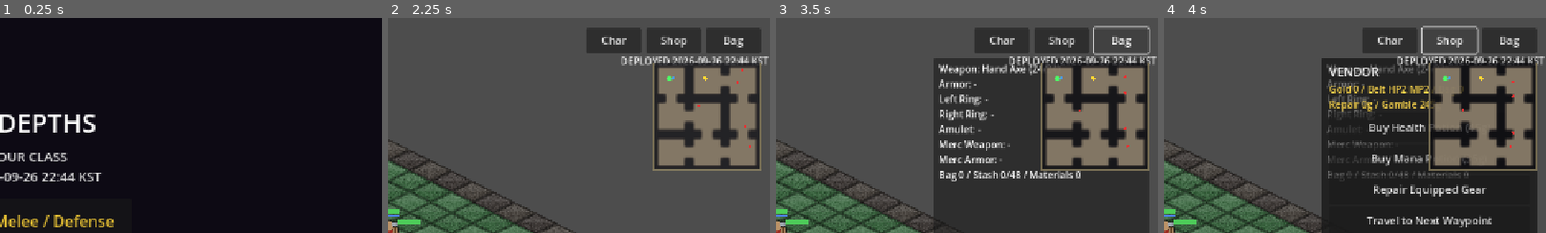
Above: before the commit, frames 1-4 (left to right).
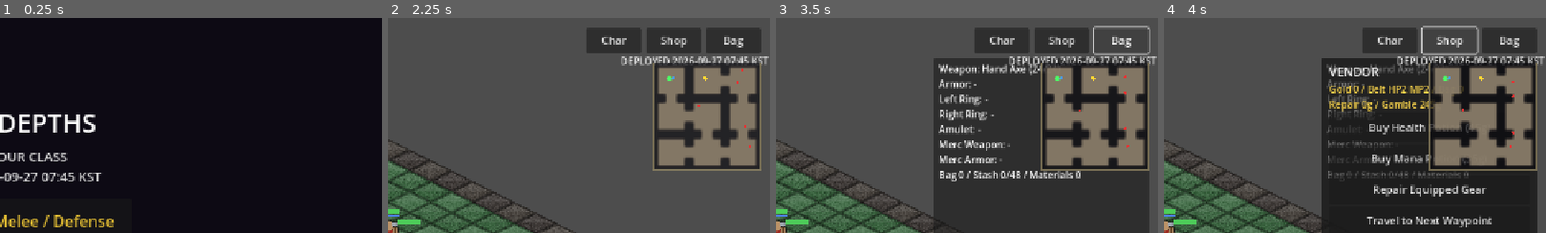
Above: after the commit, the same moments.

Repository: jflakeee/diablo
Game: Godot game, scene res://main.tscn
The game is run twice, just before and just after one commit, with the same random seed, the same clock (stepped at 60 frames per second) and the same inputs.
Inputs:
- Up to frame 1 (0.25 s): no input
- Up to frame 2 (2.25 s): click "Normal" at 0.5 s; click "Normal" at 1.25 s; click "Iron Warden / Melee / Defense" at 2 s
- Up to frame 3 (3.5 s): click "Bag" at 2.75 s
- Up to frame 4 (4 s): click "Shop" at 3.5 s
The pictures show only the part of the screen within x 50-100%, y 0-50%; the shares and areas given below are measured in that part.

The runs differ from the first frame. In frame 1, 0.2% of the frame differs, in the area x 8-20%, y 72-76%; in frame 2, 0.1%; in frame 3, 0.1%; in frame 4, 0.1%.

Commit message:
Double mobile map scale and fix UI settings text

Diff:
--- a/prototype/game_dungeon/main.gd
+++ b/prototype/game_dungeon/main.gd
@@ -31,7 +31,7 @@
 const Stamina := preload("res://stamina.gd")
 const DeathSystem := preload("res://death_system.gd")
 const Stash := preload("res://stash.gd")
-const DEPLOYED_AT_KST := "2026-09-26 22:44 KST"
+const DEPLOYED_AT_KST := "2026-09-27 07:45 KST"
 
 var _grid: Array = []
 var _astar: AStarGrid2D
@@ -792,7 +792,9 @@
 	var mobile_profile := MobileUI.prefer_mobile(physical_vp)
 	_cam = Camera2D.new()
 	_cam.position = _player.position
-	var world_zoom := 1.38 if mobile_profile else 1.1
+	# Mobile uses exactly twice the desktop world scale so actors and dungeon
+	# tiles remain legible inside a narrow browser viewport.
+	var world_zoom := 2.2 if mobile_profile else 1.1
 	_cam.zoom = Vector2(world_zoom, world_zoom)
 	_world.add_child(_cam)
 	_cam.make_current()
@@ -1097,45 +1099,50 @@
 	box.custom_minimum_size = Vector2(336, 406)
 	_settings_panel.add_child(box)
 	var title := Label.new()
-	title.text = "접근성 / UI 설정"
+	title.text = "UI SETTINGS"
 	title.add_theme_font_size_override("font_size", _accessibility.font_size(22))
 	box.add_child(title)
 	_settings_scale_button = Button.new()
 	_settings_scale_button.custom_minimum_size = Vector2(336, 52)
+	_settings_scale_button.add_theme_font_size_override("font_size", _accessibility.font_size(18))
 	_settings_scale_button.pressed.connect(_cycle_ui_scale)
 	box.add_child(_settings_scale_button)
 	_settings_text_button = Button.new()
 	_settings_text_button.custom_minimum_size = Vector2(336, 52)
+	_settings_text_button.add_theme_font_size_override("font_size", _accessibility.font_size(18))
 	_settings_text_button.pressed.connect(_cycle_text_scale)
 	box.add_child(_settings_text_button)
 	_settings_fullscreen_button = Button.new()
 	_settings_fullscreen_button.custom_minimum_size = Vector2(336, 52)
+	_settings_fullscreen_button.add_theme_font_size_override("font_size", _accessibility.font_size(18))
 	_settings_fullscreen_button.pressed.connect(_toggle_fullscreen)
 	box.add_child(_settings_fullscreen_button)
 	var save_button := Button.new()
-	save_button.text = "게임 저장"
+	save_button.text = "SAVE GAME"
 	save_button.custom_minimum_size = Vector2(336, 52)
+	save_button.add_theme_font_size_override("font_size", _accessibility.font_size(18))
 	save_button.pressed.connect(_save_game)
 	box.add_child(save_button)
 	var load_button := Button.new()
-	load_button.text = "불러오기"
+	load_button.text = "LOAD GAME"
 	load_button.custom_minimum_size = Vector2(336, 52)
+	load_button.add_theme_font_size_override("font_size", _accessibility.font_size(18))
 	load_button.pressed.connect(_load_game)
 	box.add_child(load_button)
 	var note := Label.new()
-	note.text = "변경 사항은 다음 전투 HUD 생성부터 적용됩니다."
+	note.text = "UI changes apply when the combat HUD is rebuilt."
 	note.add_theme_font_size_override("font_size", _accessibility.font_size(14))
 	box.add_child(note)
 	_refresh_settings_labels()
 
 func _refresh_settings_labels() -> void:
 	if _settings_scale_button:
-		_settings_scale_button.text = "UI 배율: %d%%" % roundi(_accessibility.ui_scale * 100.0)
+		_settings_scale_button.text = "UI SCALE: %d%%" % roundi(_accessibility.ui_scale * 100.0)
 	if _settings_text_button:
-		_settings_text_button.text = "본문 텍스트: %s" % ("크게" if _accessibility.text_scale > 1.0 else "보통")
+		_settings_text_button.text = "TEXT SIZE: %s" % ("LARGE" if _accessibility.text_scale > 1.0 else "NORMAL")
 	if _settings_fullscreen_button:
 		var fullscreen := DisplayServer.window_get_mode() == DisplayServer.WINDOW_MODE_FULLSCREEN
-		_settings_fullscreen_button.text = "전체화면 종료 (F11)" if fullscreen else "전체화면 (F11)"
+		_settings_fullscreen_button.text = "EXIT FULLSCREEN (F11)" if fullscreen else "FULLSCREEN (F11)"
 
 func _toggle_fullscreen() -> void:
 	var fullscreen := DisplayServer.window_get_mode() == DisplayServer.WINDOW_MODE_FULLSCREEN
@@ -1174,7 +1181,7 @@
 	}
 
 func _save_game() -> void:
-	_combat_log = "저장 완료" if SaveStore.save_state(_gather_save_state("manual")) else "저장 실패"
+	_combat_log = "Game saved" if SaveStore.save_state(_gather_save_state("manual")) else "Save failed"
 
 func _notification(what: int) -> void:
 	if not _started or _player == null or _auto_quit:
@@ -1182,15 +1189,15 @@
 	if what == NOTIFICATION_APPLICATION_PAUSED or what == NOTIFICATION_APPLICATION_FOCUS_OUT or what == NOTIFICATION_WM_CLOSE_REQUEST:
 		SaveStore.save_state(_gather_save_state("lifecycle"))
 	elif what == NOTIFICATION_APPLICATION_RESUMED:
-		_combat_log = "플레이 재개 / 진행 자동 저장됨"
+		_combat_log = "Play resumed / Progress autosaved"
 
 func _load_game() -> void:
 	var state := SaveStore.load_state()
 	if state.is_empty():
-		_combat_log = "유효한 저장 없음"
+		_combat_log = "No valid save found"
 		return
 	if String(state["class"]) != _class:
-		_combat_log = "현재 클래스와 저장 클래스가 다름"
+		_combat_log = "Saved class does not match current class"
 		return
 	_player.level = int(state.get("level", 1))
 	_player.xp = int(state.get("xp", 0))
@@ -1230,7 +1237,7 @@
 	_rebuild_inv()
 	_rebuild_char_panel()
 	_refresh_vendor()
-	_combat_log = "불러오기 완료 (Lv %d)" % _player.level
+	_combat_log = "Game loaded (Lv %d)" % _player.level
 
 # 생명 포션 소비: 최대 생명의 45% 회복(즉시). 벨트 1개 소모.
 func _quaff_health() -> void:
